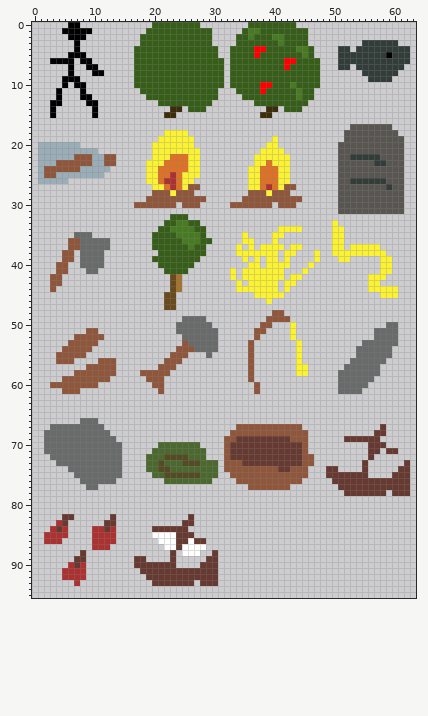
Sprite sheet -- Assets/textures/game_objects.png. This is how it looked before the edit.
The file is 64x96 pixels.
Now the later version:
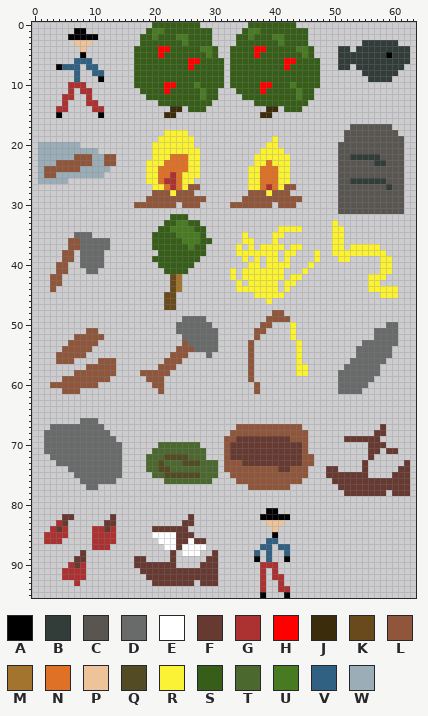
Palette (. is transparent): A #000000  B #323c39  C #595652  D #696a6a  E #ffffff  F #663931  G #ac3232  H #ff0000  J #3b2c0c  K #694a1d  L #8f563b  M #a3742e  N #df7126  P #eec39a  Q #524b24  R #fbf236  S #375e19  T #4b692f  U #487a21  V #306082  W #9badb7
Diff:
y 0: x 6..7 AA -> ..
y 1: x 5..6 AA -> ..; x 9 A -> .; x 20..21 SS -> UU
y 2: x 9..10 .. -> AA; x 20 S -> U; x 24..25 SS -> UU
y 3: x 7..9 A.. -> PPP; x 25 S -> U
y 4: x 7..8 A. -> .P; x 21..22 SS -> HH; x 28..29 SS -> UU
y 5: x 6..7 AA -> ..; x 21 S -> H; x 29 S -> U
y 6: x 3..9 AAAA.AA -> ....VVV; x 26..27 SS -> HH
y 7: x 4..7 ..A. -> AVVV; x 9..10 AA -> VV; x 26 S -> H
y 8: x 6..7 A. -> .V; x 10..11 AA -> VV
y 9: x 5..7 AAA -> ..V; x 11 . -> A
y 10: x 5..8 A.AA -> .GGG; x 22..23 SS -> HH; x 27 S -> U
y 11: x 4 A -> .; x 6 . -> G; x 8..9 A. -> GG; x 22 S -> H; x 28 S -> U
y 12: x 4..6 A.. -> .GG; x 8..9 AA -> .G; x 28 S -> U
y 13: x 3..5 AA. -> ..G; x 9..10 AA -> GG
y 14: x 3..5 A.. -> .GG; x 10..11 A. -> GG
y 15: x 3..4 A. -> .A; x 10..11 A. -> .A
y 81: x 39..40 .. -> AA
y 82: x 38..42 ..... -> AAAAA
y 83: x 39..41 ... -> PPP
y 84: x 40 . -> P
y 85: x 40 . -> A
y 86: x 39..40 .. -> VV
y 87: x 38..39 .. -> VV; x 41..42 .. -> VV
y 88: x 37 . -> V; x 39 . -> V; x 42 . -> V
y 89: x 37 . -> A; x 39 . -> V; x 42 . -> A
y 90: x 38..40 ... -> GGG
y 91: x 38 . -> G; x 40 . -> G
y 92: x 38 . -> G; x 40..41 .. -> GG
y 93: x 38 . -> G; x 41 . -> G
y 94: x 38 . -> G; x 41..42 .. -> GG
y 95: x 38 . -> A; x 42 . -> A
Where, in picture pixels (left, top, right, bottom), the same in both pictures:
changed: (50, 22, 104, 118)
changed: (152, 28, 212, 100)
added: (254, 508, 290, 598)
